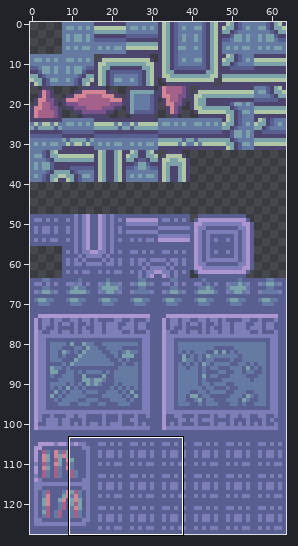
File history of a sprite sheet, TowerOfDreams/sprites/sFloor1/3339d908-18cb-4647-a599-30366de56362.png. The first picture is a wide view before the edit; the outline marks the close-up.
Close-up. Earlier state:
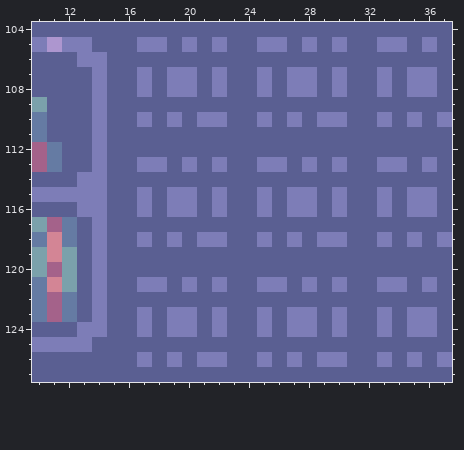
The file is 64x128 pixels. Shown: x 10..37, y 104..127.
Now the later version:
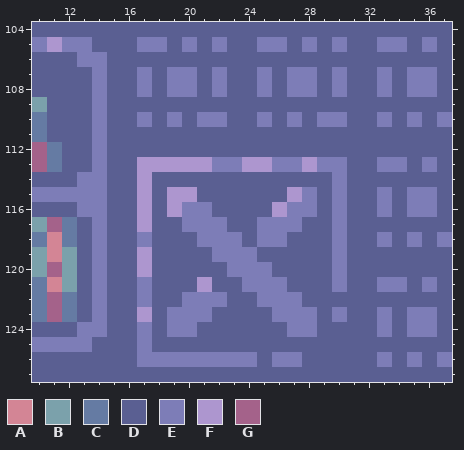
Palette (. is transparent): A #d38595  B #7ba1ab  C #657ba3  D #5a5f92  E #7d7db7  F #ad96cf  G #a4628a
The edit:
y 113: x 17..21 EEDED -> FFFFF; x 23..25 DDE -> EFF; x 27..29 DED -> EFE
y 114: x 17 D -> F; x 30 D -> E
y 115: x 17 E -> F; x 19..20 EE -> FF; x 22 E -> D; x 25 E -> D; x 27 E -> F
y 116: x 17 E -> F; x 19 E -> F; x 21..22 DE -> ED; x 25..26 ED -> DF
y 117: x 17 D -> F; x 20..22 DDD -> EEE; x 25..27 DDD -> EEE; x 30 D -> E
y 118: x 19 E -> D; x 23 D -> E; x 26..27 DE -> ED; x 29 E -> D
y 119: x 17 D -> F; x 22..24 DDD -> EEE; x 30 D -> E
y 120: x 17 D -> F; x 23..25 DDD -> EEE; x 30 D -> E
y 121: x 18 E -> D; x 20..22 EDE -> DFD; x 24 D -> E; x 28 E -> D
y 122: x 17 D -> E; x 20..22 DDD -> EEE; x 25..27 DDD -> EEE
y 123: x 17 E -> F; x 21..22 DE -> ED; x 25..26 ED -> DE
y 124: x 22 E -> D; x 25 E -> D; x 30 E -> D
y 125: x 17 D -> E
y 126: x 18 D -> E; x 20 D -> E; x 23..26 DDED -> EEDE; x 29..30 EE -> DD
Pixel boxes of the changes (left, top, right, bottom) in both close-ups:
changed: (137, 157, 347, 367)
